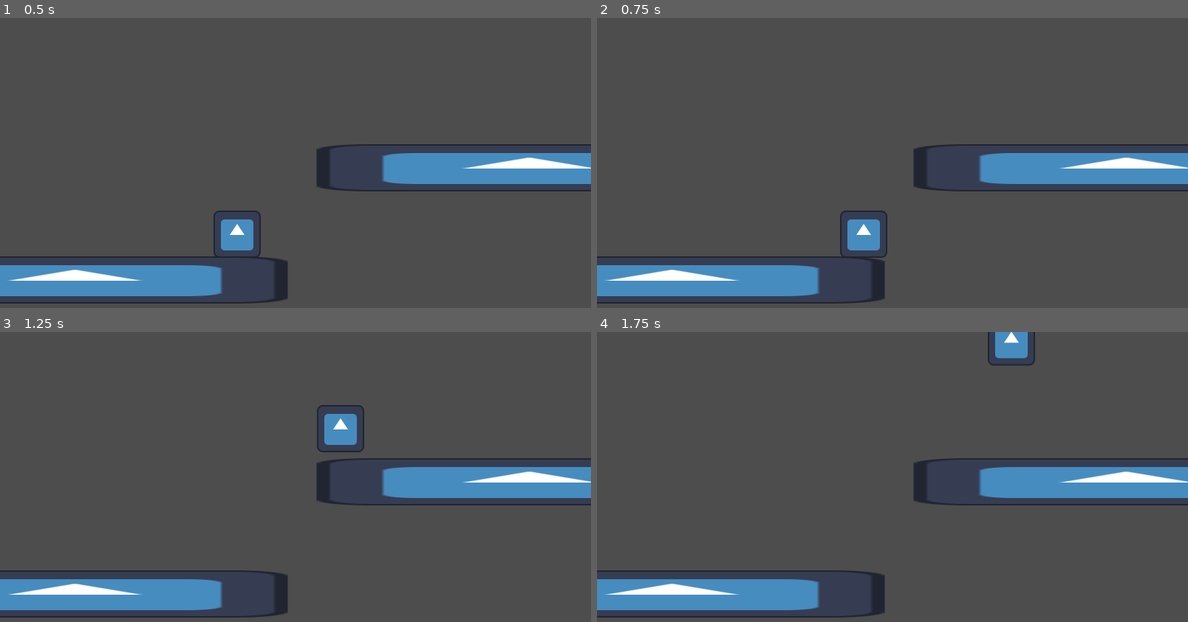
Above: before the commit, frames 1-4 (two rows, left to right).
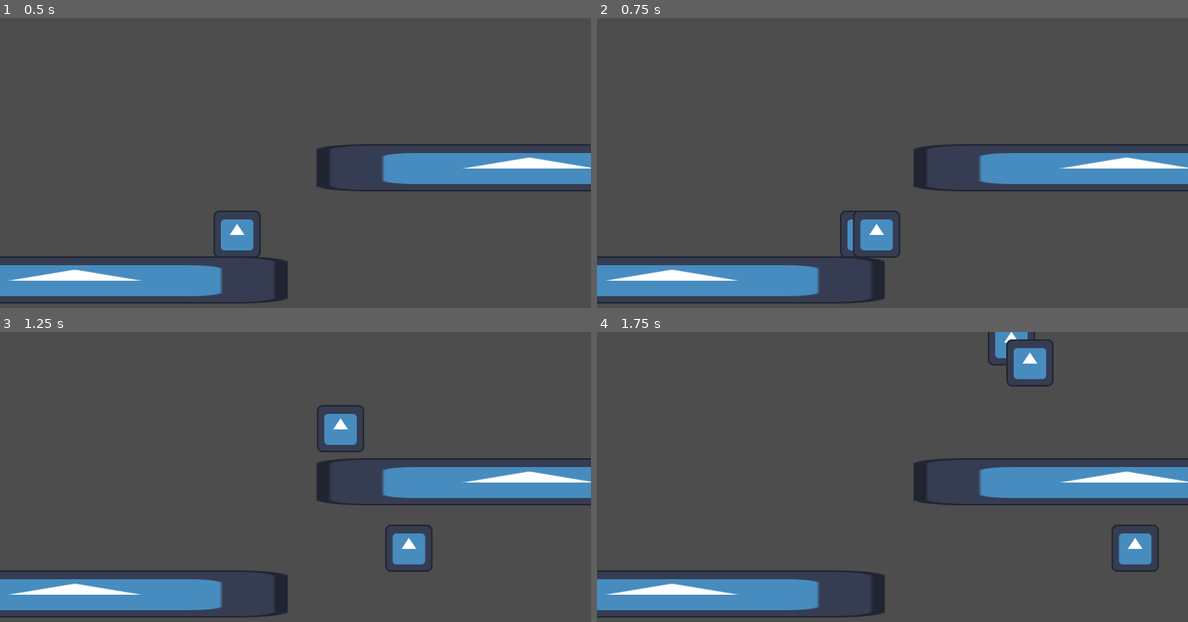
Above: after the commit, the same moments.

Repository: briel0/fog-gamejam-maio
Game: Godot game, scene res://scenes/main.tscn
Two runs of this game, one before a commit and one after it. Both use one fixed random seed, a clock stepped at 60 frames per second and the inputs below. The engine's default icon, where the game draws it, is replaced by a stand-in: a white triangle on a blue panel in a dark square.
Inputs:
- Up to frame 1 (0.5 s): no input
- Up to frame 2 (0.75 s): hold Right (right) from 0.53 s (still down); tap Q (shoot, bound only after the commit) at 0.6 s
- Up to frame 3 (1.25 s): keep holding Right (right); tap Space (jump) at 0.77, 0.8, 1.07 s
- Up to frame 4 (1.75 s): keep holding Right (right); tap Space (jump) at 1.35, 1.52 s; tap Q (shoot, bound only after the commit) at 1.55 s

Frame 1 is identical in both runs. In frame 2, 0.6% of the frame differs, in the area x 43-52%, y 66-83%; in frame 3, 0.7%; in frame 4, 1.6%, in the area x 69-95%, y 2-83%.

Commit message:
feat: adiciona mecanica de tiro, cooldown, e estrutura base de fases

Diff:
--- /dev/null
+++ b/prefabs/Beam.tscn
@@ -0,0 +1,17 @@
+[gd_scene format=3 uid="uid://5ugtj8hkd1wr"]
+
+[ext_resource type="Texture2D" uid="uid://bwlis81viho2p" path="res://icon.svg" id="1_ay2m2"]
+
+[sub_resource type="RectangleShape2D" id="RectangleShape2D_0wfyh"]
+size = Vector2(128, 124)
+
+[node name="Beam" type="StaticBody2D" unique_id=958304355]
+scale = Vector2(9, 1)
+
+[node name="Sprite2D" type="Sprite2D" parent="." unique_id=2037000914]
+position = Vector2(-5.3333335, -250)
+texture = ExtResource("1_ay2m2")
+
+[node name="UpSideCollision" type="CollisionShape2D" parent="." unique_id=1675365893]
+position = Vector2(-5.2222214, -250)
+shape = SubResource("RectangleShape2D_0wfyh")
--- /dev/null
+++ b/prefabs/Bullet.tscn
@@ -0,0 +1,14 @@
+[gd_scene format=3 uid="uid://cd3ebt865naao"]
+
+[ext_resource type="Script" uid="uid://b4dt17cnu3kh7" path="res://scripts/bullet.gd" id="1_hf8mt"]
+[ext_resource type="Texture2D" uid="uid://bwlis81viho2p" path="res://icon.svg" id="2_p1sfj"]
+
+[node name="Bullet" type="Area2D" unique_id=978509634]
+script = ExtResource("1_hf8mt")
+
+[node name="Sprite2D" type="Sprite2D" parent="." unique_id=793696354]
+texture = ExtResource("2_p1sfj")
+
+[node name="CollisionShape2D" type="CollisionShape2D" parent="." unique_id=197599954]
+
+[node name="VisibleOnScreenNotifier2D" type="VisibleOnScreenNotifier2D" parent="." unique_id=1662483235]
--- a/prefabs/character.tscn
+++ b/prefabs/character.tscn
@@ -15,3 +15,9 @@
 
 [node name="CollisionShape2D" type="CollisionShape2D" parent="." unique_id=789787723]
 shape = SubResource("RectangleShape2D_xofgc")
+
+[node name="Muzzle" type="Marker2D" parent="." unique_id=2055097722]
+
+[node name="ShootTimer" type="Timer" parent="." unique_id=2025438279]
+wait_time = 0.5
+one_shot = true
--- a/project.godot
+++ b/project.godot
@@ -51,6 +51,11 @@
 , Object(InputEventKey,"resource_local_to_scene":false,"resource_name":"","device":-1,"window_id":0,"alt_pressed":false …(183 unchanged characters)…
 ]
 }
+shoot={
+"deadzone": 0.2,
+"events": [Object(InputEventKey,"resource_local_to_scene":false,"resource_name":"","device":-1,"window_id":0,"alt_pressed":false,"shift_pressed":false,"ctrl_pressed":false,"meta_pressed":false,"pressed":false,"keycode":0,"physical_keycode":81,"key_label":0,"unicode":113,"location":0,"echo":false,"script":null)
+]
+}
 
 [physics]
 
--- /dev/null
+++ b/scenes/Level-1.tscn
@@ -0,0 +1,27 @@
+[gd_scene format=3 uid="uid://db6f06y3yq8ly"]
+
+[ext_resource type="PackedScene" uid="uid://bp7gyn3h53c4a" path="res://prefabs/character.tscn" id="1_2056l"]
+[ext_resource type="PackedScene" uid="uid://5ugtj8hkd1wr" path="res://prefabs/Beam.tscn" id="2_klgss"]
+[ext_resource type="PackedScene" uid="uid://cd3ebt865naao" path="res://prefabs/Bullet.tscn" id="2_tq7rs"]
+
+[node name="Level1" type="Node2D" unique_id=500923127]
+
+[node name="Character" parent="." unique_id=2032235730 instance=ExtResource("1_2056l")]
+position = Vector2(-213, 279)
+bullet_scene = ExtResource("2_tq7rs")
+
+[node name="Beams" type="Node" parent="." unique_id=1693334143]
+
+[node name="Beam" parent="Beams" unique_id=958304355 instance=ExtResource("2_klgss")]
+position = Vector2(-630, 691)
+
+[node name="Beam4" parent="Beams" unique_id=2025777332 instance=ExtResource("2_klgss")]
+position = Vector2(861, -17)
+
+[node name="Beam3" parent="Beams" unique_id=1456613368 instance=ExtResource("2_klgss")]
+position = Vector2(-638, 192)
+
+[node name="Beam2" parent="Beams" unique_id=699429462 instance=ExtResource("2_klgss")]
+position = Vector2(682, 443)
+
+[node name="Camera2D" type="Camera2D" parent="." unique_id=29455691]
--- a/scenes/main.tscn
+++ b/scenes/main.tscn
@@ -2,6 +2,8 @@
 
 [ext_resource type="PackedScene" uid="uid://bp7gyn3h53c4a" path="res://prefabs/character.tscn" id="1_o5qli"]
 [ext_resource type="Texture2D" uid="uid://bwlis81viho2p" path="res://icon.svg" id="2_0wfyh"]
+[ext_resource type="PackedScene" uid="uid://cd3ebt865naao" path="res://prefabs/Bullet.tscn" id="2_sugp2"]
+[ext_resource type="PackedScene" uid="uid://5ugtj8hkd1wr" path="res://prefabs/Beam.tscn" id="3_jyhfs"]
 
 [sub_resource type="RectangleShape2D" id="RectangleShape2D_0wfyh"]
 size = Vector2(128, 124)
@@ -10,21 +12,13 @@
 
 [node name="Character" parent="." unique_id=1913132122 instance=ExtResource("1_o5qli")]
 position = Vector2(247, 172)
+bullet_scene = ExtResource("2_sugp2")
 
 [node name="Camera2D" type="Camera2D" parent="." unique_id=687306338]
 position = Vector2(405, 386)
 
-[node name="Beam" type="StaticBody2D" parent="." unique_id=456732239]
+[node name="Beam" parent="." unique_id=958304355 instance=ExtResource("3_jyhfs")]
 position = Vector2(1086, 442)
-scale = Vector2(9, 1)
-
-[node name="Sprite2D" type="Sprite2D" parent="Beam" unique_id=416321108]
-position = Vector2(-5.3333335, -250)
-texture = ExtResource("2_0wfyh")
-
-[node name="UpSideCollision" type="CollisionShape2D" parent="Beam" unique_id=2092278496]
-position = Vector2(-5.2222214, -250)
-shape = SubResource("RectangleShape2D_0wfyh")
 
 [node name="Beam2" type="StaticBody2D" parent="." unique_id=256125171]
 position = Vector2(-144, 746)
--- /dev/null
+++ b/scripts/bullet.gd
@@ -0,0 +1,14 @@
+extends Area2D
+
+@export var speed: float = 700.0
+var direction: int = 1 # 1 para direita, -1 para esquerda
+
+func _physics_process(delta: float) -> void:
+    position.x += speed * direction * delta
+
+func _on_visible_on_screen_notifier_2d_screen_exited() -> void:
+    queue_free()
+
+func _on_body_entered(body: Node2D) -> void:
+    # Colocar lógica de dano depois
+    queue_free()
--- a/scripts/character.gd
+++ b/scripts/character.gd
@@ -2,40 +2,60 @@
 var hanging  = false
 var jumpable = true
 const JUMP_VELOCITY = -1200.0
+const BEAM_OFFSET = 250
+
 @export var speed: float = 400.0
 
+@export var bullet_scene: PackedScene
+@onready var muzzle = $Muzzle
+@onready var shoot_timer: Timer = $ShootTimer
+
+var last_facing: int = 1
+
+func handle_combat():
+    if Input.is_action_just_pressed("shoot") and shoot_timer.is_stopped():
+        shoot_timer.start()
+        var b = bullet_scene.instantiate()
+        get_tree().root.add_child(b)
+        b.position = muzzle.global_position
+        b.direction = last_facing
+
 func _ready() -> void:
-	pass
+    pass
+
 func disable_collision_temp():
-	set_collision_mask_value(1,false)
-	await get_tree().create_timer(0.3).timeout
-	set_collision_mask_value(1,true)
+    set_collision_mask_value(1,false)
+    await get_tree().create_timer(0.3).timeout
+    set_collision_mask_value(1,true)
 
 func _physics_process(delta: float) -> void:
-	#gravidade pq ta no ar
-	jumpable=true
-	if not is_on_floor() and not is_on_ceiling():
-		self.velocity += get_gravity() * delta
-		jumpable=false
-	#ta pendurado
+    #gravidade pq ta no ar
+    jumpable=true
+    if not is_on_floor() and not is_on_ceiling():
+        self.velocity += get_gravity() * delta
+        jumpable=false
+    #ta pendurado
 
-	if is_on_ceiling():
-		if Input.is_action_just_pressed("up"):
-			position[1] -=250
-		if Input.is_action_just_pressed("down"):
-			self.velocity += get_gravity() * delta
-	elif  is_on_floor() and Input.is_action_just_pressed("down"):
-			position[1] +=250
+    if is_on_ceiling():
+        if Input.is_action_just_pressed("up"):
+            position.y -= BEAM_OFFSET #Abreu -> "Criei uma const pra caso a altura do Beam mude"
+        if Input.is_action_just_pressed("down"):
+            self.velocity += get_gravity() * delta
+    elif  is_on_floor() and Input.is_action_just_pressed("down"):
+            position.y += BEAM_OFFSET
 
-	if jumpable and Input.is_action_just_pressed("jump"):
-		disable_collision_temp()
-		self.velocity.y = JUMP_VELOCITY
+    if jumpable and Input.is_action_just_pressed("jump"):
+        disable_collision_temp()
+        self.velocity.y = JUMP_VELOCITY
 
+    var direction := Input.get_axis("left", "right")
+    if direction:
+        last_facing = sign(direction)
+        muzzle.position.x = abs(muzzle.position.x) * last_facing
 
-	var direction := Input.get_axis("left", "right")
-	if direction:
-		self.velocity.x = direction * speed
-	else:
-		self.velocity.x = move_toward(self.velocity.x, 0, speed)
+        self.velocity.x = direction * speed
+    else:
+        self.velocity.x = move_toward(self.velocity.x, 0, speed)
 
-	move_and_slide()
+    move_and_slide()
+    handle_combat()
Not shown, added: scripts/bullet.gd.uid
